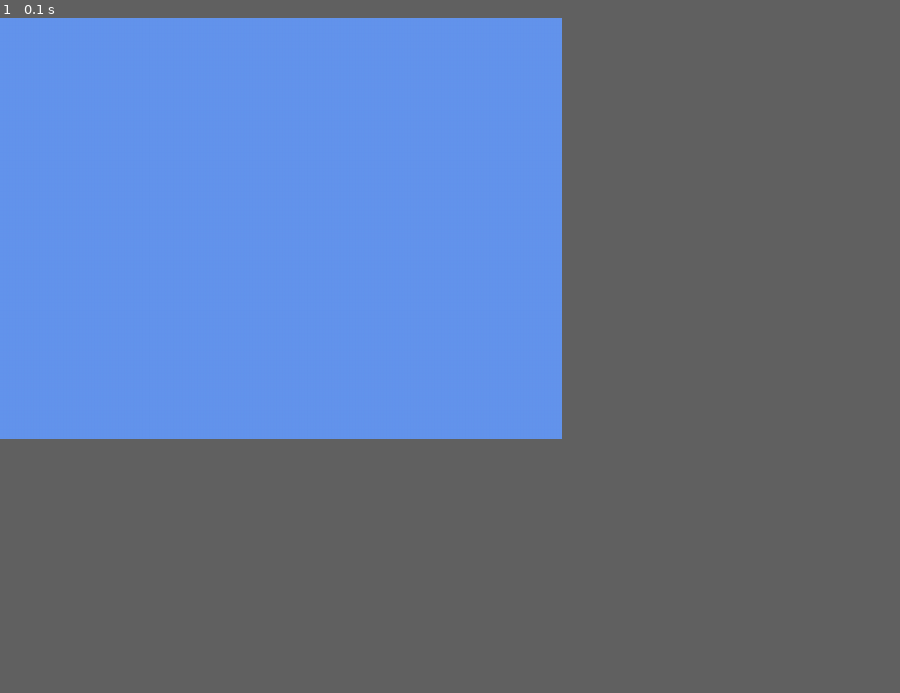
Above: before the commit, frame 1.
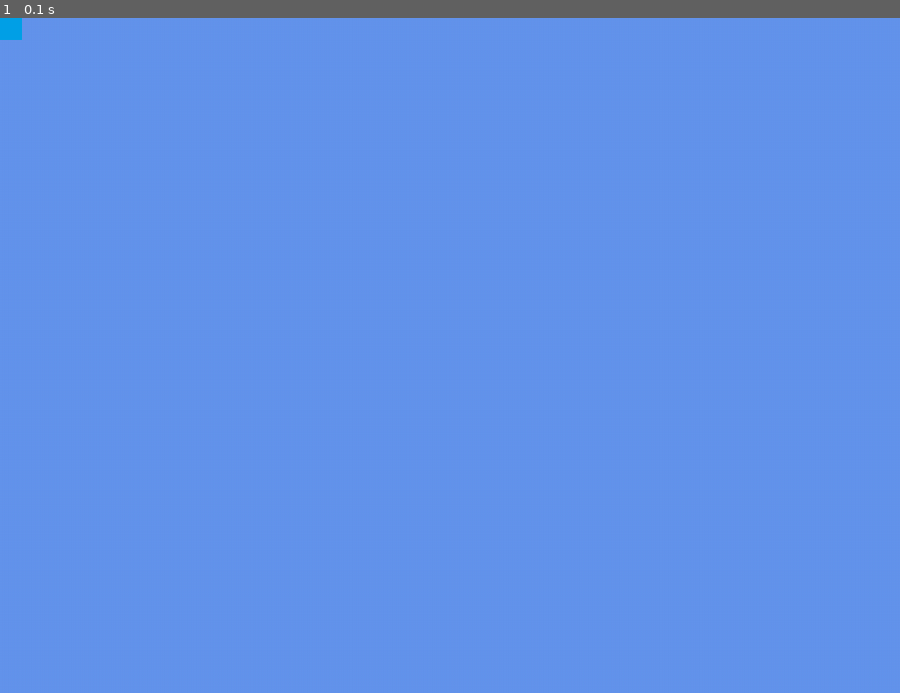
Above: after the commit, the same moment.

Repository: bretcolloff/pygame_base
Game: pygame game, started from program.py
Same seed, same stepped clock (60 frames per second), same inputs: the game is played once before the commit and once after it.
Inputs:
- Up to frame 1 (0.1 s): no input
In our replay, the window is 562x421 before the commit and 900x675 after it. These sizes can differ from the game's own. Grey fills any space a smaller window leaves; there, only what the larger window draws over its background counts as a difference.

The runs differ from the first frame. In frame 1, less than 0.1% of the frame differs, in the area x 0-3%, y 0-4%.

Commit message:
Add entity management and move everything to be loaded from config.

Diff:
--- a/program.py
+++ b/program.py
@@ -1,15 +1,27 @@
 import pygame
+
+from src.config import *
+from src.entities.entity import *
+from src.resource_managers.entitymanager import *
 
 # initialize game engine
 pygame.init()
+
+# Load config
+config = Config('resources/data/config.json')
 # set screen width/height and caption
-size = [640, 480]
-screen = pygame.display.set_mode(size)
-pygame.display.set_caption('My Game')
+
+screen = pygame.display.set_mode((config.width, config.height))
+pygame.display.set_caption(config.name)
+
 # initialize clock. used later in the loop.
 clock = pygame.time.Clock()
 
-# Loop until the user clicks close button
+# Load entites
+entityManager = EntityManager()
+entityManager.load('resources/data/data.json')
+
+# Game loop
 done = False
 while done == False:
     # write event handlers here
@@ -18,9 +30,12 @@
             done = True
     # write game logic here
 
-    # clear the screen before drawing
+    # Clear the screen.
     screen.fill((100, 149, 237))
+
     # write draw code here
+    for entity in entityManager.entities:
+        entity.render(screen)
 
     pygame.display.update()
     # run at 30 fps
--- /dev/null
+++ b/resources/data/config.json
@@ -0,0 +1,9 @@
+{
+  "application": {
+    "resolution": {
+      "width": 1024,
+      "height": 768
+    },
+    "name": "Game Engine"
+  }
+}
--- /dev/null
+++ b/resources/data/data.json
@@ -0,0 +1,13 @@
+{
+  "entities": [
+    {
+      "position": {
+        "x": 0,
+        "y": 0
+      },
+      "resources": {
+        "image": "resources/images/sprites/square.png"
+      }
+    }
+  ]
+}
--- /dev/null
+++ b/src/config.py
@@ -0,0 +1,12 @@
+import json
+
+
+class Config:
+    def __init__(self, path):
+        config = []
+        with open(path) as config_file:
+            config = json.load(config_file)
+
+        self.width = config['application']['resolution']['width']
+        self.height = config['application']['resolution']['height']
+        self.name = config['application']['name']
--- /dev/null
+++ b/src/entities/entity.py
@@ -0,0 +1,28 @@
+import pygame
+
+
+class Entity:
+    def __init__(self):
+        self.image = None
+        self.x = None
+        self.y = None
+        self.visible = False
+
+    def load(self, data):
+        resources = data['resources']
+
+        self.image = pygame.image.load(resources['image']).convert()
+
+        if 'position' in data:
+            position = data['position']
+            self.x = position['x']
+            self.y = position['y']
+            self.visible = True
+        else:
+            self.x = None
+            self.y = None
+            self.visible = False
+
+    def render(self, screen):
+        if self.visible:
+            screen.blit(self.image, (self.x, self.y))
--- /dev/null
+++ b/src/resource_managers/entitymanager.py
@@ -0,0 +1,20 @@
+import json
+
+from src.entities.entity import Entity
+
+
+class EntityManager:
+    def __init__(self):
+        self.entities = []
+
+    def load(self, path):
+        data = []
+        with open(path) as data_file:
+            data = json.load(data_file)
+
+        if 'entities' in data:
+            for entityData in data['entities']:
+                entity = Entity()
+                entity.load(entityData)
+
+                self.entities.append(entity)
Binary file added: resources/images/sprites/square.png
Empty file added: src/__init__.py
Empty file added: src/entities/__init__.py
Empty file added: src/resource_managers/__init__.py
Not shown, added: src/__init__.pyc
Not shown, added: src/config.pyc
Not shown, added: src/entities/__init__.pyc
Not shown, added: src/entities/entity.pyc
Not shown, added: src/resource_managers/__init__.pyc
Not shown, added: src/resource_managers/entitymanager.pyc
